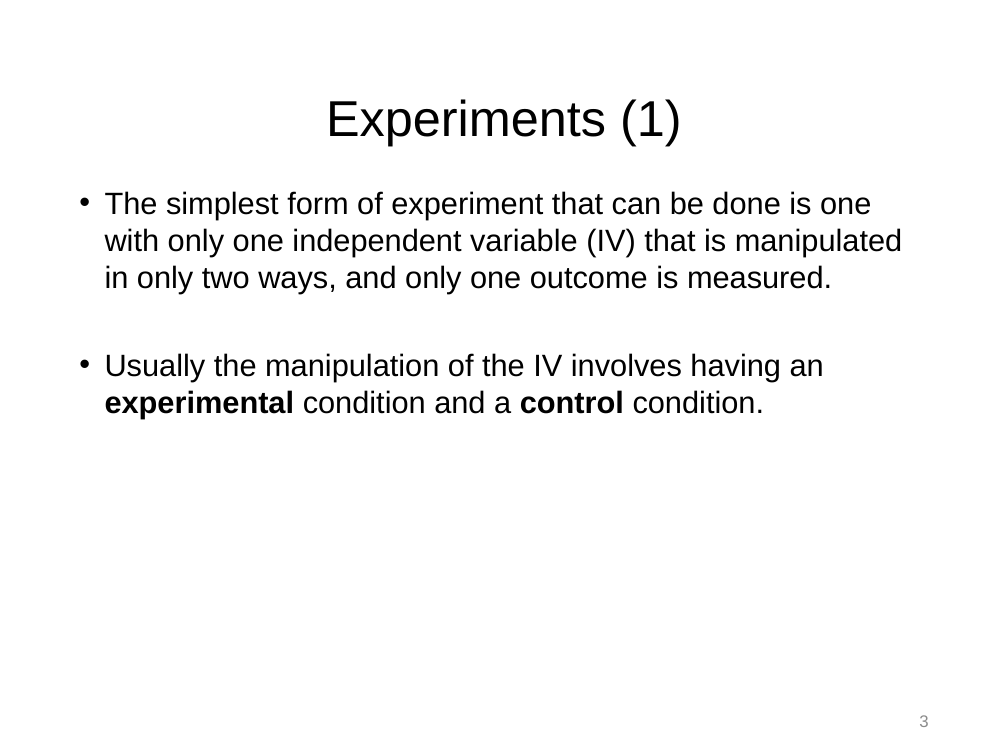
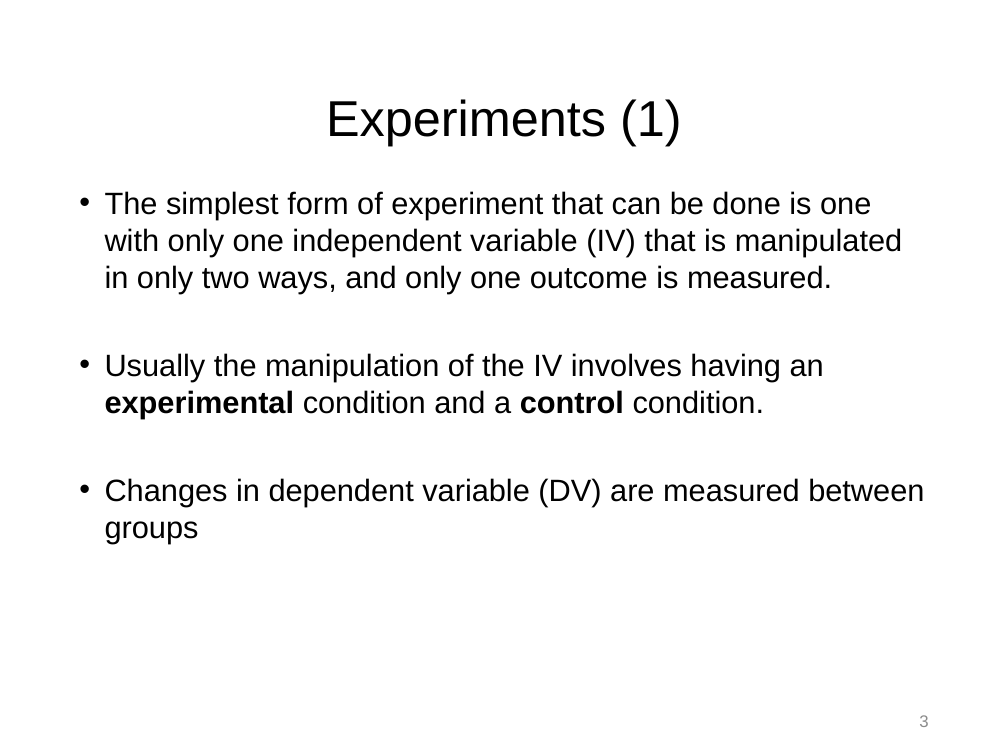
Before and after one commit to npm27/Teaching-Materials, a slide deck: slide 3 of Stats/Slides/4.1 Chapter 10 slides (Part 1 Independent t-test).pptx. Drawn at 1008x756 pixels with LibreOffice and Linux fonts; fonts in the diff are those of the drawing. Boxes give left, top, right and bottom in pixels: in the first picture for what was removed or moved away, otherwise in the second. Text is boxed around its words. In the diff, an @@ line names an element or a change of style, - is before the commit and + after.

```diff
--- a/Stats/Slides/4.1 Chapter 10 slides (Part 1 Independent t-test).pptx
+++ b/Stats/Slides/4.1 Chapter 10 slides (Part 1 Independent t-test).pptx
@@ text at <box>105,478,924,543</box>: paragraph added @@
+• Changes in dependent variable (DV) are measured between groups
```
Also in this commit, not shown: 6 other slides changed, 2 slides added, 6 other files.
